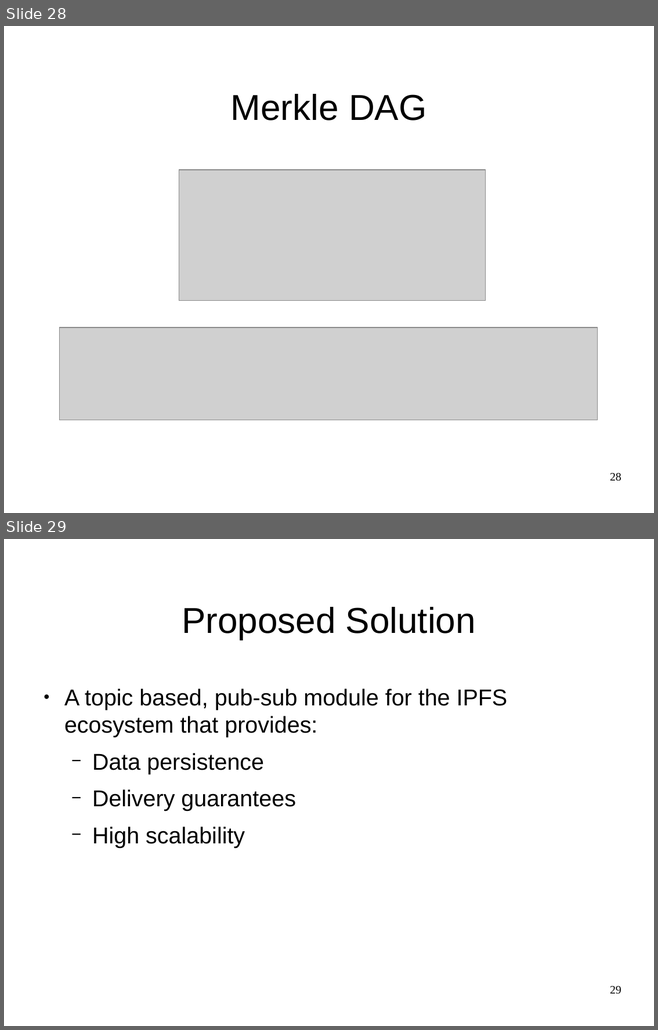
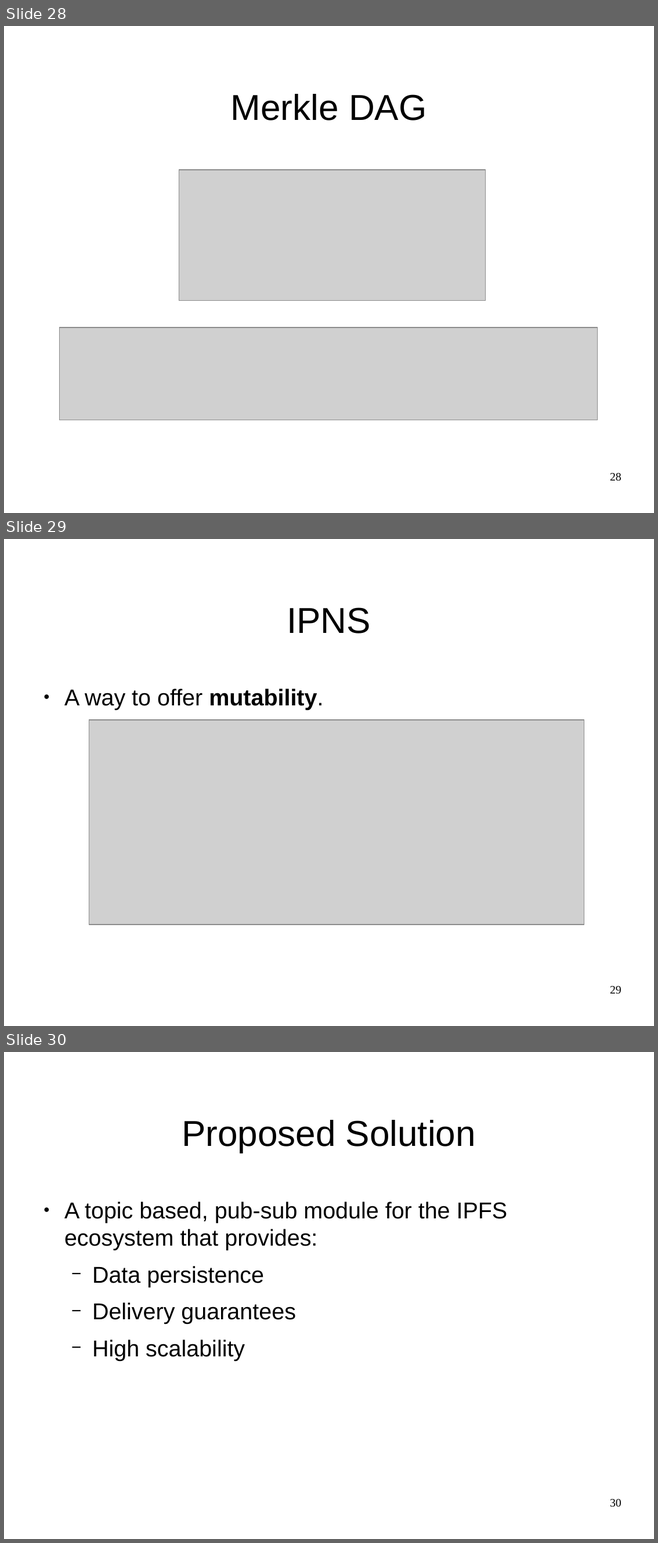
Before and after one commit to JGAntunes/pulsarcast, a slide deck: project-report/presentation.odp. Shown one above the other, each under a label of ours: slides 28 and 29 before the commit, slides 28, 29 and 30 after it. The pictures are 658x1030 and 658x1543 pixels, drawn with LibreOffice and Linux fonts; fonts in the diff are those of the drawing; grey boxes stand for pictures; background and template pictures are left out. Boxes give left, top, right and bottom in pixels: in the first picture for what was removed or moved away, otherwise in the second. Text is boxed around its words. In the diff, an @@ line names an element or a change of style, - is before the commit and + after.

```diff
--- a/project-report/presentation.odp
+++ b/project-report/presentation.odp
@@ slide 29 added at <box>4,539,654,1026</box>, background #FFFFFF @@
@@ title added at <box>286,607,371,634</box>, 44 pt, text #000000 @@
+IPNS
@@ text added at <box>64,689,323,710</box>, 28 pt, text #000000 @@
+● A way to offer mutability.
@@ picture added at <box>89,720,584,925</box> @@
@@ page number added at <box>610,986,621,994</box>, 14 pt, text #000000 @@
+29
@@ what was slide 29 is now slide 30 @@
@@ page number at <box>610,1499,621,1507</box>: text changed @@
-29
+30
```
Also in this commit, not shown: 11 slides changed, 2 other slides added, 1 slide removed, 1 other file.
